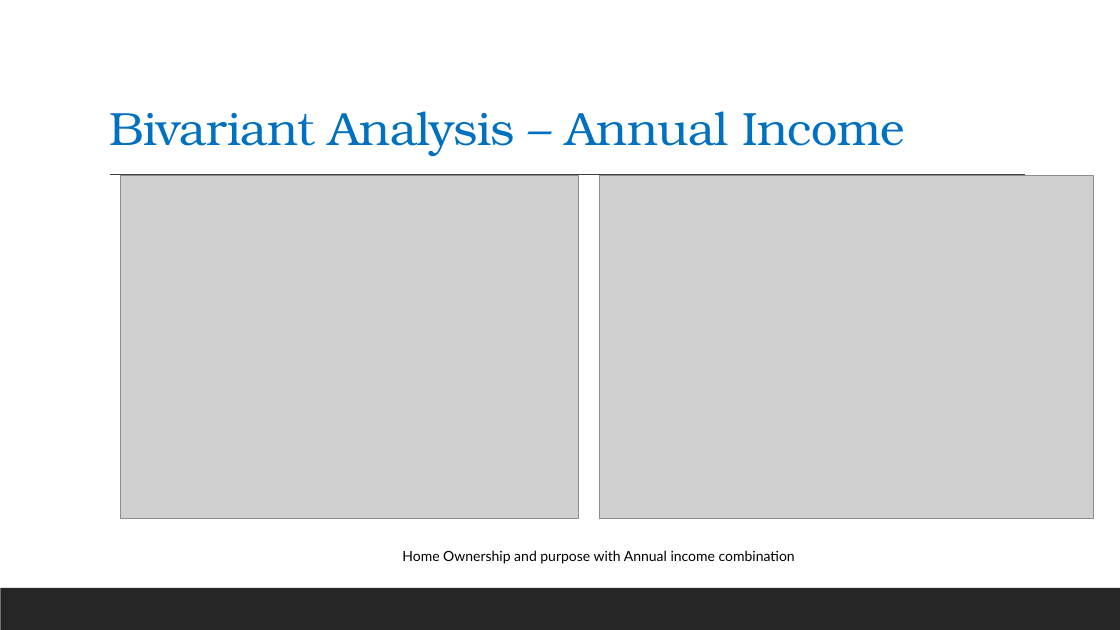
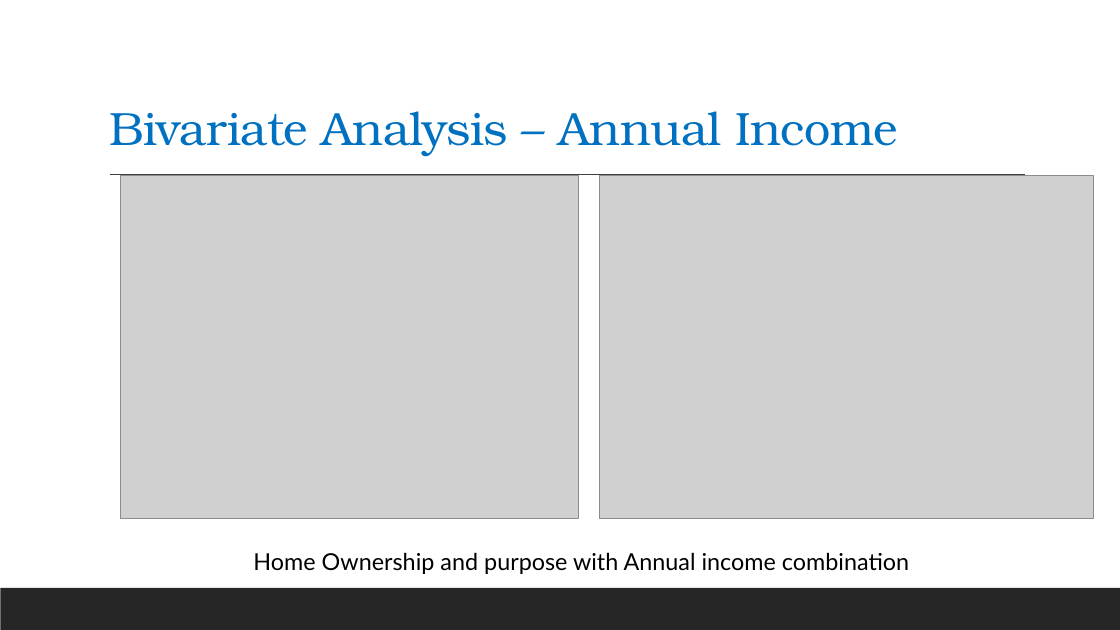
Before and after one commit to mrsivanandareddy/lending-club-case-study, a slide deck: slide 6 of Lending_Club_Case_Study.pptx (slide 19 before the commit). Drawn at 1120x630 pixels with LibreOffice and Linux fonts; fonts in the diff are those of the drawing; grey boxes stand for pictures. Boxes give left, top, right and bottom in pixels: in the first picture for what was removed or moved away, otherwise in the second. Text is boxed around its words. In the diff, an @@ line names an element or a change of style, - is before the commit and + after.

```diff
--- a/Lending_Club_Case_Study.pptx
+++ b/Lending_Club_Case_Study.pptx
@@ title at (x1=109, y1=111, x2=898, y2=155): text changed @@
-Bivariant Analysis – Annual Income
+Bivariate Analysis – Annual Income
@@ text "Home Ownership and purpose with ..." moved from (x1=402, y1=550, x2=795, y2=564) to (x1=253, y1=552, x2=909, y2=574) @@
@@ text "Home Ownership and purpose with ..." at (x1=253, y1=552, x2=909, y2=574): size 12 to 20 pt @@
```
Also in this commit, not shown: 9 other slides changed, 1 slide added, 16 slides removed, 1 other file.
